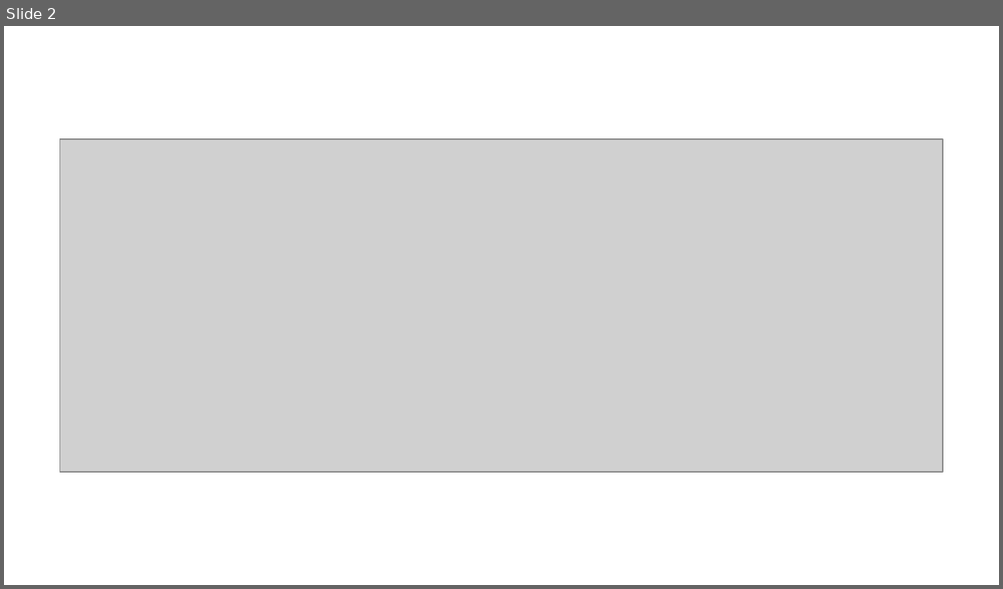
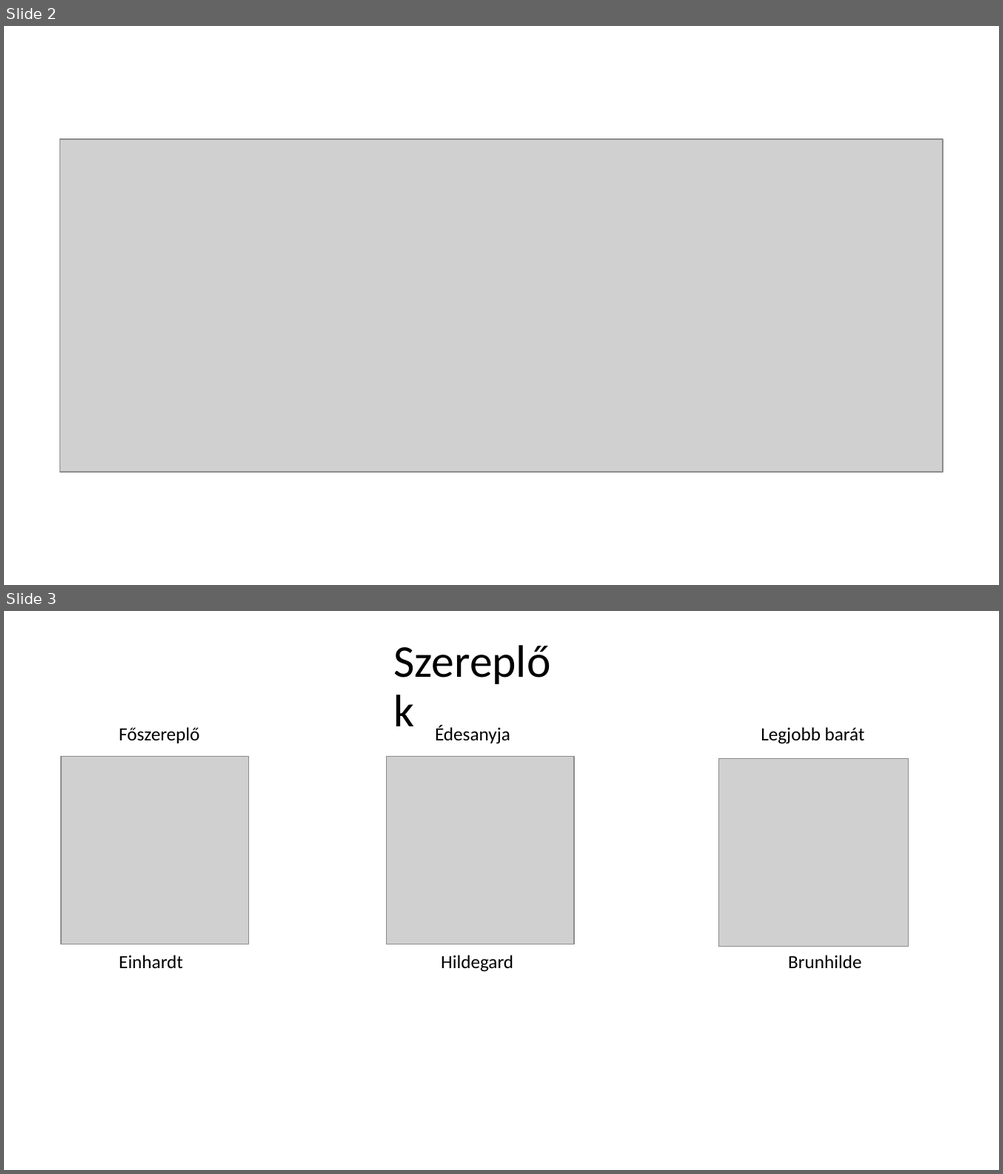
Before and after one commit to jovanovskiviktor/IKT_PROJEKT_1_GAME, a slide deck: jatekbemutato.pptx. Shown one above the other, each under a label of ours: slide 2 before the commit, slides 2 and 3 after it. The pictures are 1003x589 and 1003x1174 pixels, drawn with LibreOffice and Linux fonts; fonts in the diff are those of the drawing; grey boxes stand for pictures. Boxes give left, top, right and bottom in pixels: in the first picture for what was removed or moved away, otherwise in the second. Text is boxed around its words. In the diff, an @@ line names an element or a change of style, - is before the commit and + after.

```diff
--- a/jatekbemutato.pptx
+++ b/jatekbemutato.pptx
@@ slide 3 added at (4, 611, 999, 1170), background #FFFFFF @@
@@ title added at (386, 633, 577, 741), 44 pt, text #000000 @@
+Szereplők
@@ text added at (119, 727, 199, 743), 18 pt, text #000000 @@
+Főszereplő
@@ text added at (435, 726, 510, 744), 18 pt, text #000000 @@
+Édesanyja
@@ text added at (760, 727, 865, 744), 18 pt, text #000000 @@
+Legjobb barát
@@ picture added at (61, 757, 249, 945) @@
@@ picture added at (386, 757, 574, 945) @@
@@ picture added at (719, 759, 908, 947) @@
@@ text added at (119, 955, 183, 968), 18 pt, text #000000 @@
+Einhardt
@@ text added at (441, 955, 513, 972), 18 pt, text #000000 @@
+Hildegard
@@ text added at (788, 955, 861, 968), 18 pt, text #000000 @@
+Brunhilde
```
Also in this commit, not shown: 3 other slides added, 2 slides removed.
